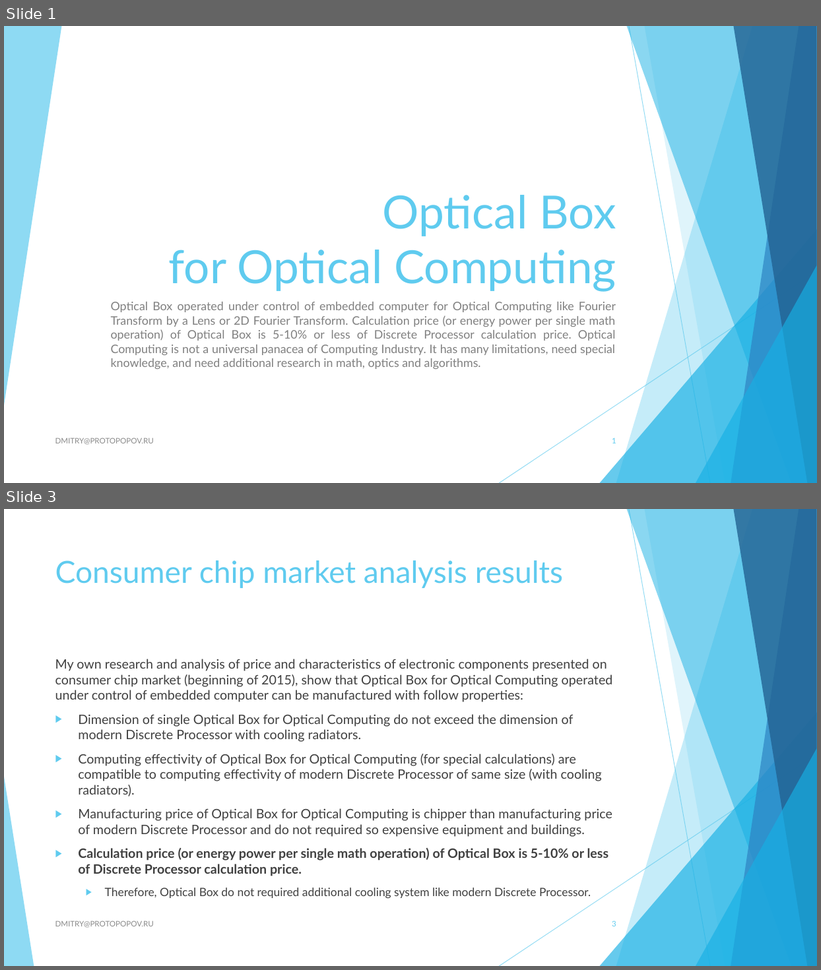
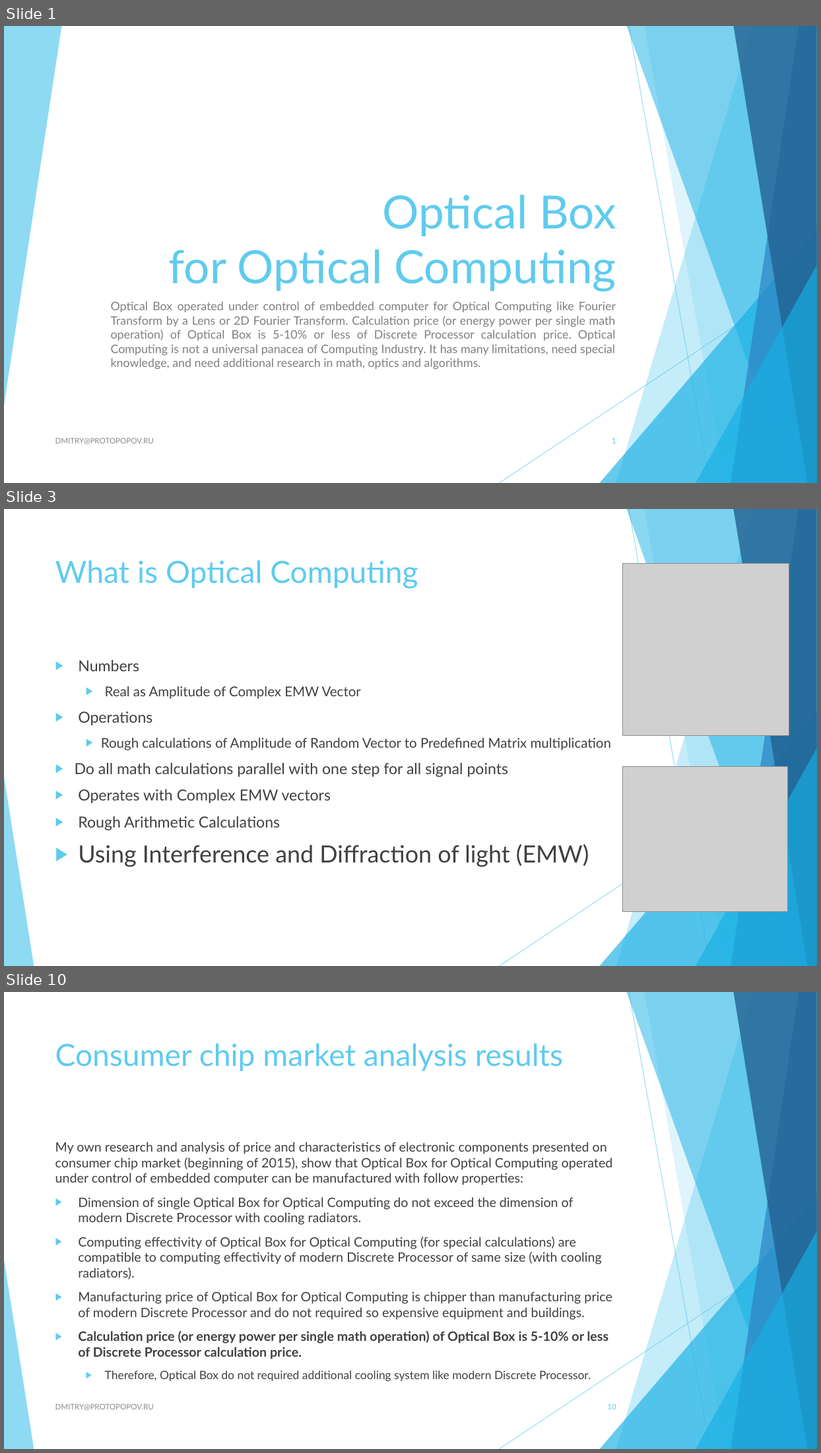
Before and after one commit to dprotopopov/lensProject, a slide deck: Presentations/Optical Box for Optical Computing.pptx. Shown one above the other, each under a label of ours: slides 1 and 3 before the commit, slides 1, 3 and 10 after it; the slides between them are not shown. The pictures are 821x970 and 821x1453 pixels, drawn with LibreOffice and Linux fonts; fonts in the diff are those of the drawing; grey boxes stand for pictures. Boxes give left, top, right and bottom in pixels: in the first picture for what was removed or moved away, otherwise in the second. Text is boxed around its words. In the diff, an @@ line names an element or a change of style, - is before the commit and + after.

```diff
--- a/Presentations/Optical Box for Optical Computing.pptx
+++ b/Presentations/Optical Box for Optical Computing.pptx
@@ slide 3 added at (4,509,817,966), background #FFFFFF; not listed: 10 template elements that a slide beside it also shows @@
@@ title added at (55,560,418,589), 36 pt, text #5FCBEF @@
+What is Optical Computing
@@ picture added at (622,563,789,736) @@
@@ text added at (75,660,611,867), 18 pt, text #404040 @@
+▶ Numbers
+  ▶ Real as Amplitude of Complex EMW Vector
+▶ Operations
+    ▶ Rough calculations of Amplitude of Random Vector to Predefined Matrix multiplication
+  ▶ Do all math calculations parallel with one step for all signal points
+▶ Operates with Complex EMW vectors
+▶ Rough Arithmetic Calculations
+▶ Using Interference and Diffraction of light (EMW)
@@ picture added at (622,767,789,912) @@
@@ what was slide 3 is now slide 10 @@
@@ page number at (607,1404,616,1410): text changed @@
-3
+10
```
Also in this commit, not shown: 1 slide changed, 19 other slides added, 51 other files.
